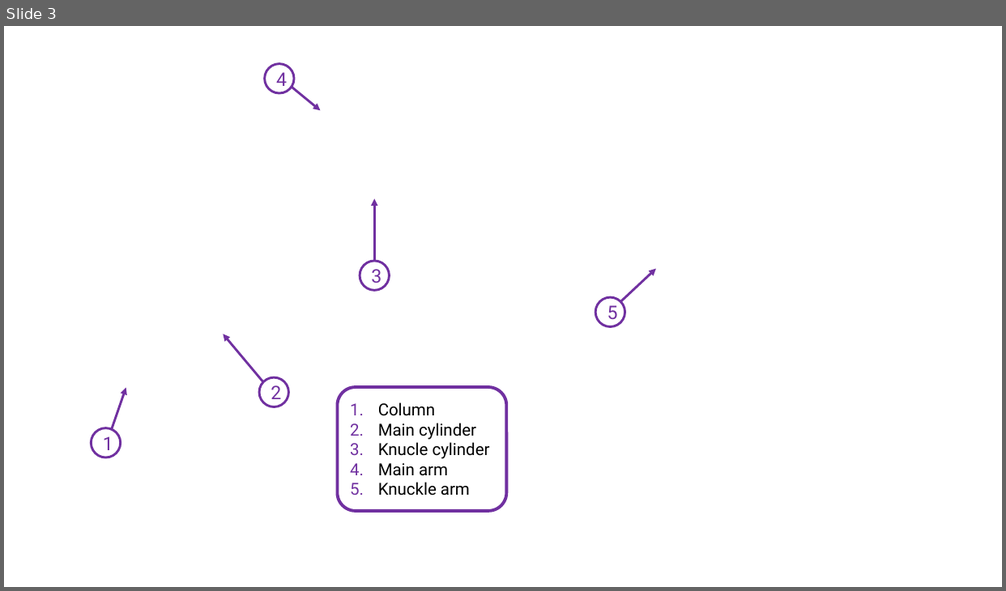
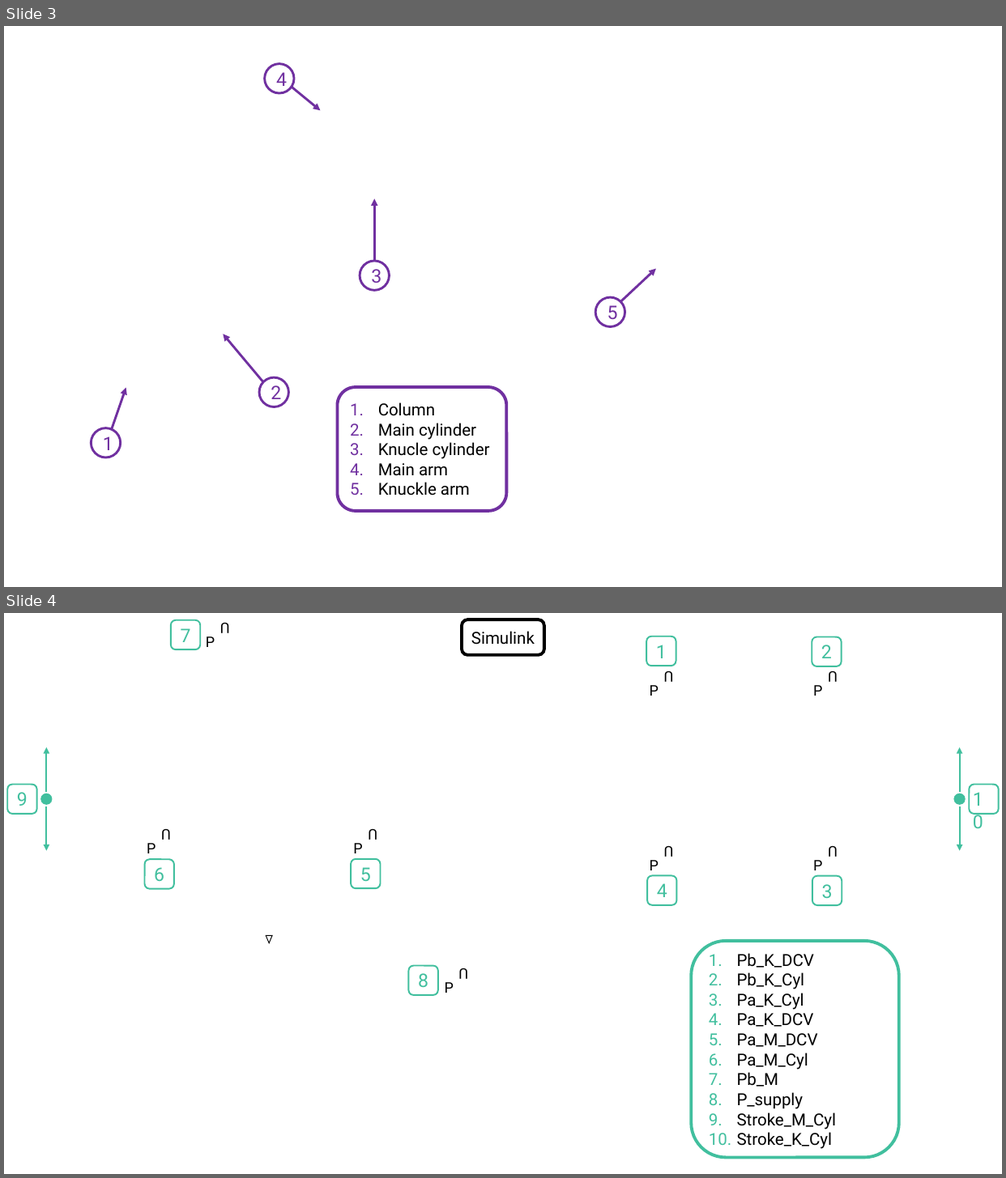
Before and after one commit to emilah-png/Bachelor, a slide deck: Hydraulic drawing/redcrane_anotator.pptx. Shown one above the other, each under a label of ours: slide 3 before the commit, slides 3 and 4 after it. The pictures are 1006x591 and 1006x1178 pixels, drawn with LibreOffice and Linux fonts; fonts in the diff are those of the drawing; background and template pictures are left out. Boxes give left, top, right and bottom in pixels: in the first picture for what was removed or moved away, otherwise in the second. Text is boxed around its words. In the diff, an @@ line names an element or a change of style, - is before the commit and + after.

```diff
--- a/Hydraulic drawing/redcrane_anotator.pptx
+++ b/Hydraulic drawing/redcrane_anotator.pptx
@@ slide 4 added at bbox=[4, 613, 1002, 1174], background picture (left out) @@
@@ rounded rectangle added at bbox=[462, 619, 544, 655], fill #FFFFFF, outline #000000 3 pt, 16 pt, text #000000 @@
+Simulink
@@ triangle added at bbox=[266, 935, 273, 943], fill #FFFFFF, outline #000000 0.75 pt @@
@@ rounded rectangle added at bbox=[691, 941, 899, 1158], fill #FFFFFF, outline #41BF9E 3 pt, 16 pt, text #000000 @@
+1. Pb_K_DCV
+2. Pb_K_Cyl
+3. Pa_K_Cyl
+4. Pa_K_DCV
+5. Pa_M_DCV
+6. Pa_M_Cyl
+7. Pb_M
+8. P_supply
+9. Stroke_M_Cyl
+10. Stroke_K_Cyl
@@ group added at bbox=[147, 623, 837, 993]: 16 texts @@
+P
+U
+P
+U
+P
+U
+P
+U
+P
+U
+P
+U
+P
+U
+P
+U
@@ group added at bbox=[8, 620, 998, 1145]: 10 rounded rectangles, 4 arrows, 2 ellipses, 1 text @@
+4
+2
+3
+1
+5
+6
+7
+8
+9
+10
```
Also in this commit, not shown: 1 slide changed, 2 other slides added, 2 slides removed, 4 other files.
